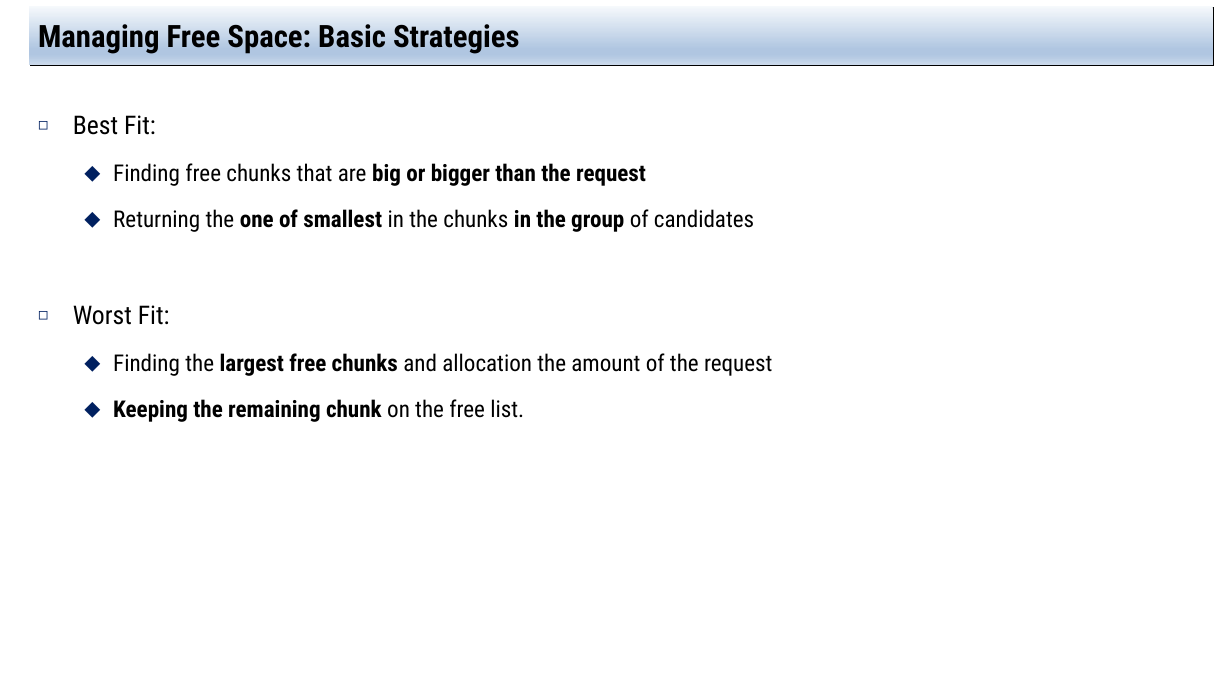
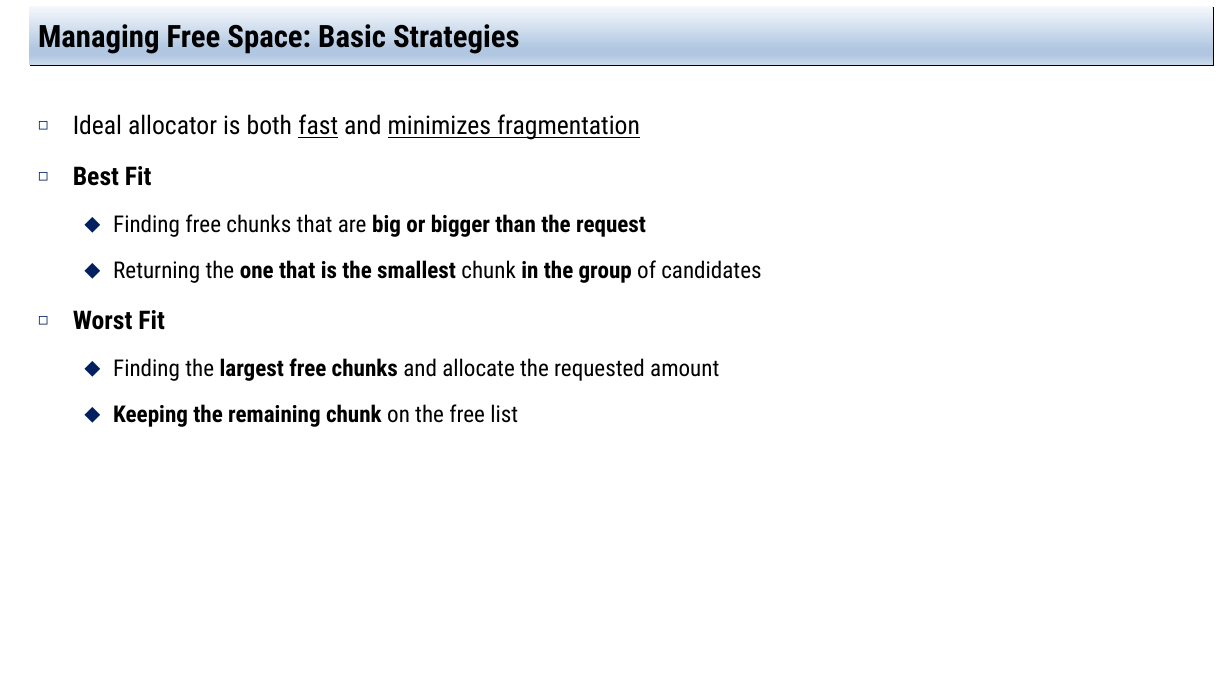
Before and after one commit to jachermocilla/extra-course-materials, a slide deck: slide 23 of cmsc125/ostep/slides/01.Virtualization/17.Free-space_Management.pptx (slide 20 before the commit). Drawn at 1232x693 pixels with LibreOffice and Linux fonts; fonts in the diff are those of the drawing. Boxes give left, top, right and bottom in pixels: in the first picture for what was removed or moved away, otherwise in the second. Text is boxed around its words. In the diff, an @@ line names an element or a change of style, - is before the commit and + after.

```diff
--- a/cmsc125/ostep/slides/01.Virtualization/17.Free-space_Management.pptx
+++ b/cmsc125/ostep/slides/01.Virtualization/17.Free-space_Management.pptx
@@ text at <box>73,114,640,186</box>: text changed @@
-◻ Best Fit:
+◻ Ideal allocator is both fast and minimizes fragmentation
+◻ Best Fit
@@ text at <box>73,260,761,427</box>: text changed @@
-  ⬥ Returning the one of smallest in the chunks in the group of candidates
-◻ Worst Fit:
-  ⬥ Finding the largest free chunks and allocation the amount of the request
-  ⬥ Keeping the remaining chunk on the free list.
+  ⬥ Returning the one that is the smallest chunk in the group of candidates
+◻ Worst Fit
+  ⬥ Finding the largest free chunks and allocate the requested amount
+  ⬥ Keeping the remaining chunk on the free list
```
Also in this commit, not shown: 18 other slides changed, 3 slides added, 5 other files.
